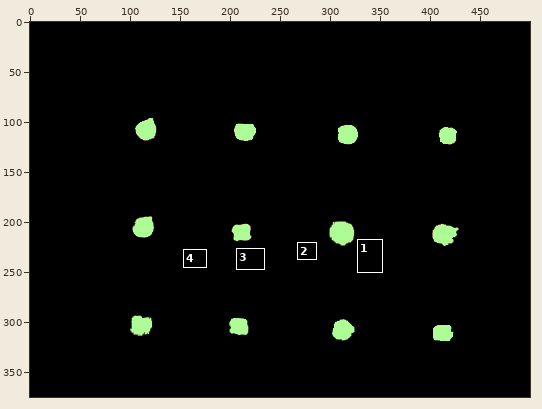
File history of a sprite sheet, test/Annotations/video1/00000.png. The picture above shows the old version from afar; the outline marks the close-up.
Close-up. Before:
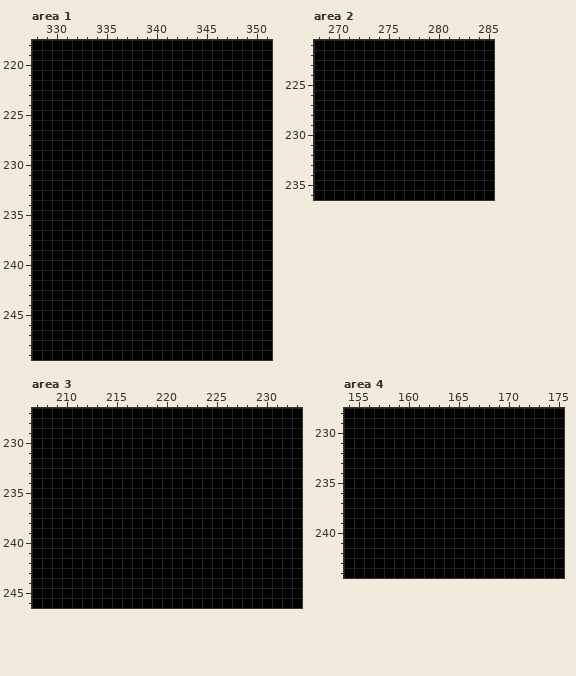
The file is 500x375 pixels. Colours within 5 levels of each other are drawn and written as one. Shown: area 1: x 328..351, y 218..249; area 2: x 268..285, y 221..236; area 3: x 207..233, y 227..246; area 4: x 154..175, y 228..244. The commit also changed other parts of the picture, which this record leaves out.
Now the later version:
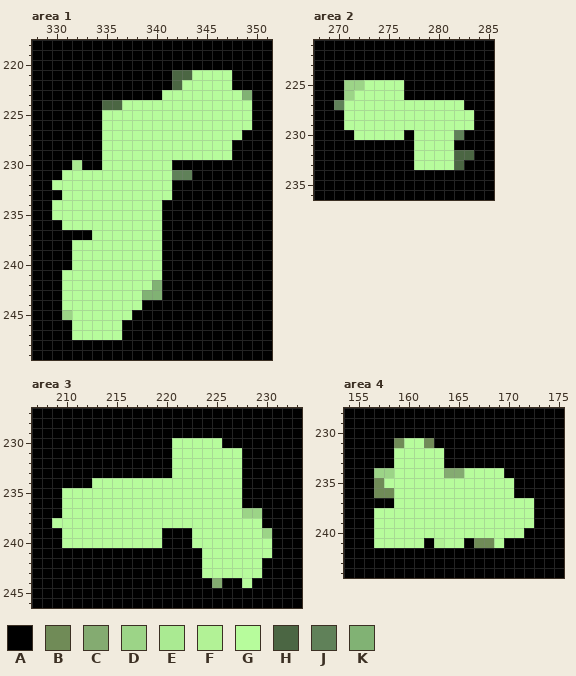
Palette (. is transparent): A #000000  B #708b57  C #84ab71  D #9cd487  E #aaea92  F #b2f296  G #b7fc9c  H #4b6643  J #608159  K #81b274
What changed:
Changed rows in their new state; - is an unchanged pixel.
Area 1:
first column x 330:
221 ------------HHGGGG--
222 ------------HGGGGG--
223 -----------GGGGGGGGK
224 -----HHGGGGGGGGGGGGG
225 -----GGGGGGGGGGGGGGG
226 -----GGGGGGGGGGGGGGG
227 -----GGGGGGGGGGGGGG-
228 -----GGGGGGGGGGGGG--
229 -----GGGGGGGGGGGGG--
230 --E--GGGGGGG--------
231 -GGGGGGGGGGGJJ------
232 GGGGGGGGGGGG--------
233 -GGGGGGGGGGG--------
234 GGGGGGGGGGG---------
235 GGGGGGGGGGG---------
236 -GGGGGGGGGG---------
237 ----GGGGGGG---------
238 --GGGGGGGGG---------
239 --GGGGGGGGG---------
240 --GGGGGGGGG---------
241 -GGGGGGGGGG---------
242 -GGGGGGGGGK---------
243 -GGGGGGGGKK---------
244 -GGGGGGGG-----------
245 -DGGGGGG------------
246 --GGGGG-------------
247 --GGGGG-------------
Area 2:
first column x 270:
225 -DDGGGG-------
226 -DGGGGG-------
227 JGGGGGGGGGGGG-
228 -GGGGGGGGGGGGG
229 -GGGGGGGGGGGGG
230 --GGGGG-GGGGJ-
231 --------GGGG--
232 --------GGGGHH
233 --------GGGGH-
Area 3:
first column x 209:
230 ------------GGGGG-----
231 ------------GGGGGGG---
232 ------------GGGGGGG---
233 ------------GGGGGGG---
234 ----GGGGGGGGGGGGGGG---
235 -GGGGGGGGGGGGGGGGGG---
236 -GGGGGGGGGGGGGGGGGG---
237 -GGGGGGGGGGGGGGGGGGDD-
238 GGGGGGGGGGGGGGGGGGGGG-
239 -GGGGGGGGGG---GGGGGGGD
240 -GGGGGGGGGG---GGGGGGGG
241 ---------------GGGGGGG
242 ---------------GGGGGG-
243 ---------------GGGGGG-
244 ----------------C--G--
Area 4:
first column x 157:
231 --BGGB----------
232 --GGGGG---------
233 --GGGGG---------
234 DDGGGGGCCGGGG---
235 BGGGGGGGGGGGGG--
236 BBGGGGGGGGGGGG--
237 --GGGGGGGGGGGGGG
238 GGGGGGGGGGGGGGGG
239 GGGGGGGGGGGGGGGG
240 GGGGGGGGGGGGGGG-
241 GGGGG-FGG-BBG---
Changed places in both close-ups, as pixel boxes (x1, y1, x2, y2):
changed: (52, 70, 252, 340)
changed: (334, 80, 474, 170)
changed: (52, 438, 272, 588)
changed: (374, 438, 534, 548)
